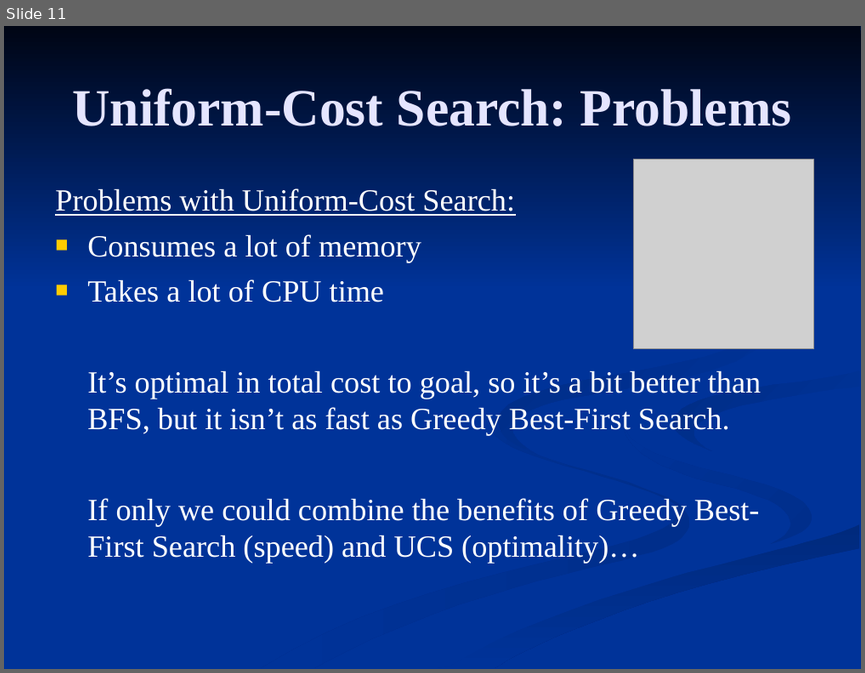
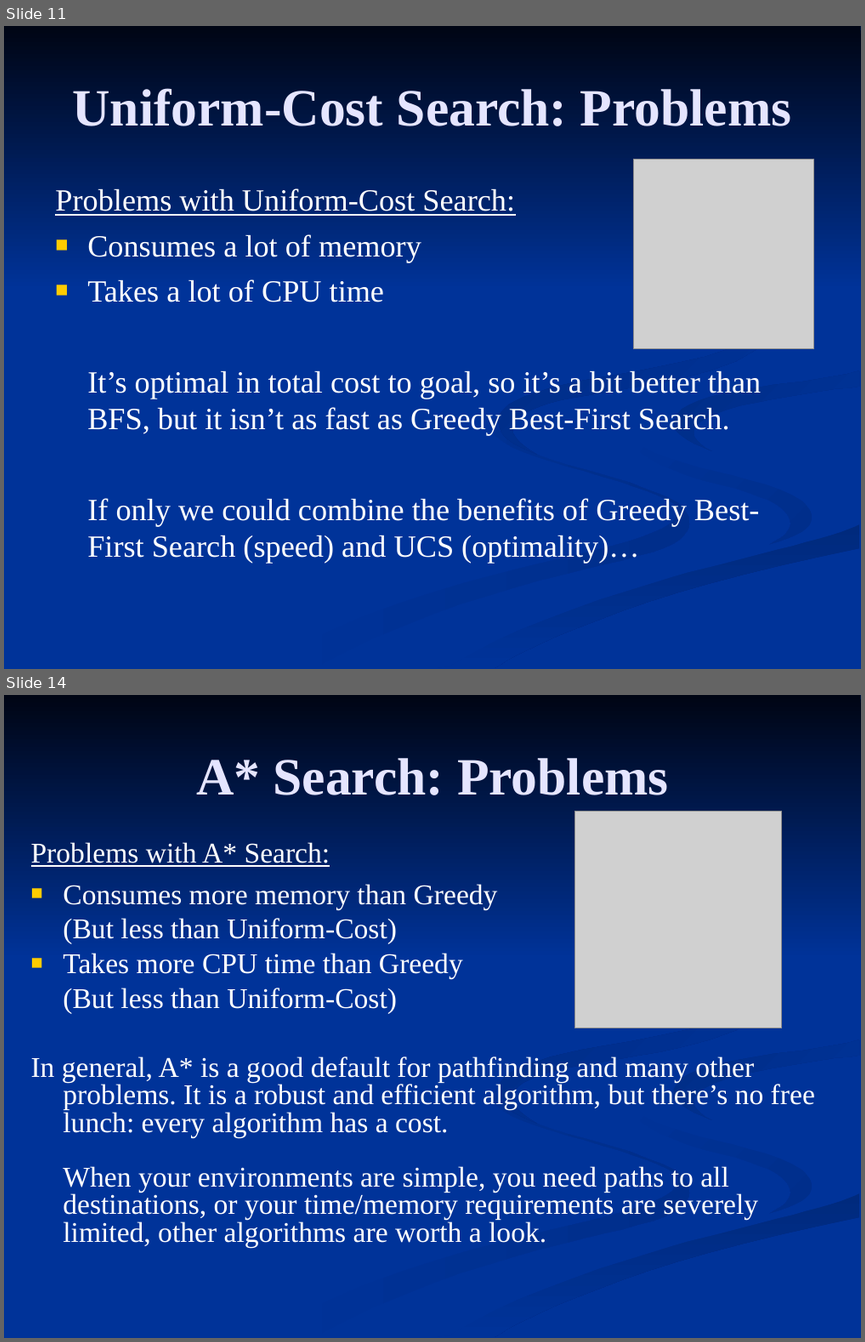
Before and after one commit to FleepyBeepy/Artificial-Intelligence, a slide deck: Lecture Slides/2.3 - Best First Searches.ppt. Shown one above the other, each under a label of ours: slide 11 before the commit, slides 11 and 14 after it; the slides between them are not shown. The pictures are 865x673 and 865x1342 pixels, drawn with LibreOffice and Linux fonts; fonts in the diff are those of the drawing; grey boxes stand for pictures. Boxes give left, top, right and bottom in pixels: in the first picture for what was removed or moved away, otherwise in the second. Text is boxed around its words. In the diff, an @@ line names an element or a change of style, - is before the commit and + after.

```diff
--- a/Lecture Slides/2.3 - Best First Searches.ppt
+++ b/Lecture Slides/2.3 - Best First Searches.ppt
@@ slide 14 added at (4, 695, 861, 1338), background #003399; not listed: 7 template elements that a slide beside it also shows @@
@@ title added at (196, 758, 669, 795), 44 pt, text #E5E5FF, bold @@
+A* Search: Problems
@@ picture added at (574, 811, 781, 1028) @@
@@ text added at (31, 842, 815, 1247), 24 pt, text #FFFFFF @@
+Problems with A* Search:
+■ Consumes more memory than Greedy
+(But less than Uniform-Cost)
+■ Takes more CPU time than Greedy
+(But less than Uniform-Cost)
+In general, A* is a good default for pathfinding and many other problems. It is a robust and efficient algorithm, but there’s no free lunch: every algorithm has a cost.
+When your environments are simple, you need paths to all destinations, or your time/memory requirements are severely limited, other algorithms are worth a look.
```
Also in this commit, not shown: 10 other slides changed, 2 other slides added, 16 other files.
